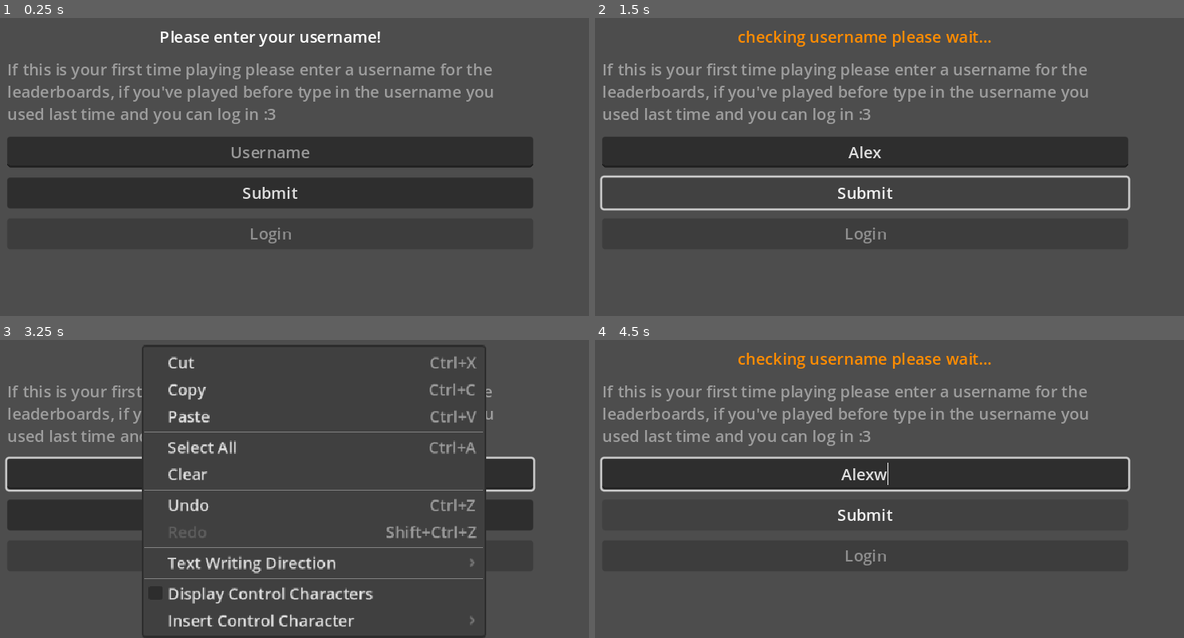
Above: before the commit, frames 1-4 (two rows, left to right).
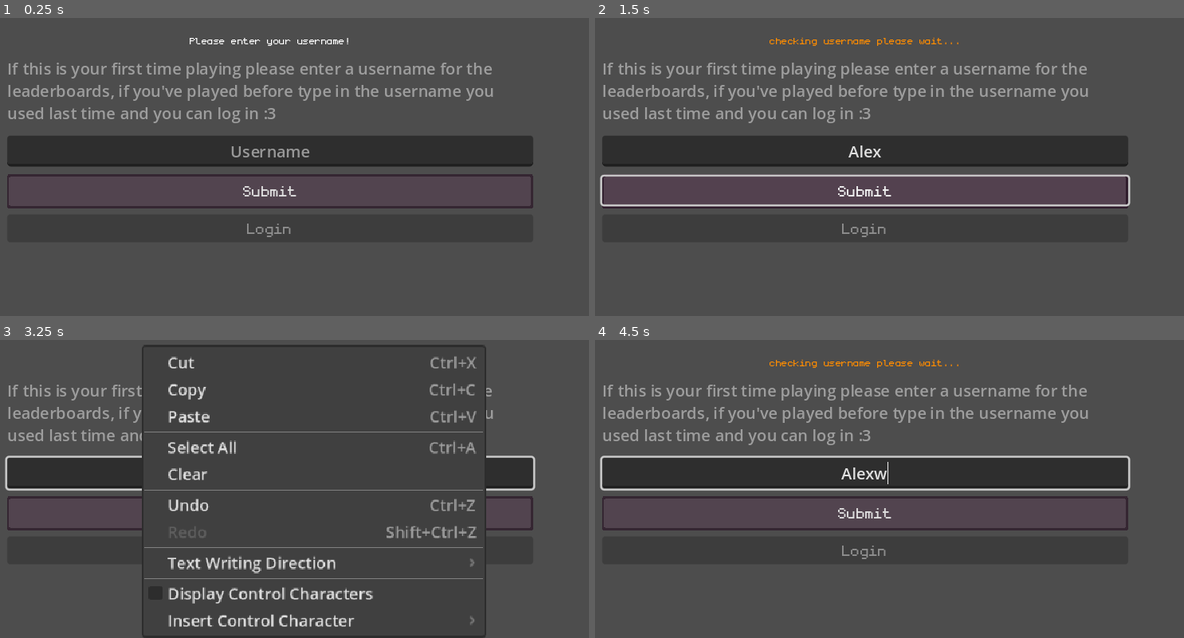
Above: after the commit, the same moments.

Repository: Eefschmeef2310/Summertime-Jam-2024
Game: Godot game, scene res://Levels/level.tscn
Two runs of this game, one before a commit and one after it. Both use one fixed random seed, a clock stepped at 60 frames per second and the inputs below. The engine's default icon, where the game draws it, is replaced by a stand-in: a white triangle on a blue panel in a dark square. Sound files missing from this copy of the repository are replaced by a short silence.
Inputs (mouse positions are in pixels of both pictures, inside the frame that each line leads up to):
- Up to frame 1 (0.25 s): no input
- Up to frame 2 (1.5 s): click (865, 152) at 0.52 s; type "Alex" at 0.6 s; click "Submit" at 1.25 s
- Up to frame 3 (3.25 s): tap Enter at 2 s; move the mouse to (412, 441) at 2.02 s; hold D (Right) 2.03-2.78 s; right-click (412, 441) at 2.1 s; tap Space (Interact) at 2.75, 2.85 s; move the mouse to (141, 477) at 2.77 s; hold S (Down) from 2.78 s (still down); right-click (141, 477) at 3.05 s
- Up to frame 4 (4.5 s): tap Enter at 3.5 s; move the mouse to (930, 378) at 3.52 s; release S (Down) at 3.53 s; hold D (Right) 3.53-4.28 s; right-click (930, 378) at 3.6 s; tap Space (Interact) at 4.25 s; move the mouse to (830, 530) at 4.27 s; hold W (Up) from 4.28 s (still down); right-click (830, 530) at 4.35 s

The runs differ from the first frame. In frame 1, 12% of the frame differs, in the area x 1-91%, y 4-76%; in frame 2, 6.6%; in frame 3, 4.4%; in frame 4, 6.4%.
Error in both runs: Invalid access to property or key 'records' on a base object of type 'Nil'. (res://online/AirtableManager.gd:150)

Commit message:
Fixers

Diff:
--- a/Interactives/BBQ.gd
+++ b/Interactives/BBQ.gd
@@ -26,7 +26,7 @@
 		left_item.global_position = $LeftPrompt/FoodMarker.global_position
 		if !left_item.cooked:
 			left_item.start_cook_timer()
-	elif left_item and left_item.cooked:
+	elif left_item and left_item.cooked and !is_instance_valid(player.held_item):
 		return_to_player(left_item)
 		left_item = null
 
@@ -38,7 +38,7 @@
 		middle_item.global_position = $MiddlePrompt/FoodMarker.global_position
 		if !middle_item.cooked:
 			middle_item.start_cook_timer()
-	elif middle_item and middle_item.cooked:
+	elif middle_item and middle_item.cooked and !is_instance_valid(player.held_item):
 		return_to_player(middle_item)
 		middle_item = null
 
@@ -50,7 +50,7 @@
 		right_item.global_position = $RightPrompt/FoodMarker.global_position
 		if !right_item.cooked:
 			right_item.start_cook_timer()
-	elif right_item and right_item.cooked:
+	elif right_item and right_item.cooked and !is_instance_valid(player.held_item):
 		return_to_player(right_item)
 		right_item = null
 
--- a/Levels/menus/Leaderboard.gd
+++ b/Levels/menus/Leaderboard.gd
@@ -1,4 +1,4 @@
 extends Control
 
 func _on_button_pressed():
-	get_tree().change_scene_to_file("res://Levels/menus/MainMenu.tscn")
+	queue_free()
--- a/Levels/menus/MainMenu.gd
+++ b/Levels/menus/MainMenu.gd
@@ -1,6 +1,7 @@
 extends Control
 
 const OPTIONS = preload("res://Levels/menus/options.tscn")
+const CREDITS = preload("res://Levels/menus/credits.tscn")
 
 func _ready():
 	get_tree().paused = false
@@ -25,3 +26,6 @@
 
 func _on_logout_button_pressed():
 	get_tree().change_scene_to_file(AirtableManager.usernamePickerScene)
+
+func _on_credits_button_pressed():
+	get_tree().root.add_child(CREDITS.instantiate())
--- a/Levels/menus/MainMenu.tscn
+++ b/Levels/menus/MainMenu.tscn
@@ -118,7 +118,7 @@
 [connection signal="pressed" from="MarginContainer/HBoxContainer/Leftside/StartButton" to="." method="_on_start_button_pressed"]
 [connection signal="pressed" from="MarginContainer/HBoxContainer/Leftside/TutorialButton" to="." method="_on_tutorial_button_pressed"]
 [connection signal="pressed" from="MarginContainer/HBoxContainer/Leftside/LeaderboardButton" to="." method="_on_leaderboard_button_pressed"]
-[connection signal="pressed" from="MarginContainer/HBoxContainer/Leftside/CreditsButton" to="." method="_on_start_button_pressed"]
+[connection signal="pressed" from="MarginContainer/HBoxContainer/Leftside/CreditsButton" to="." method="_on_credits_button_pressed"]
 [connection signal="pressed" from="MarginContainer/HBoxContainer/Leftside/OptionsButton" to="." method="_on_options_button_pressed"]
 [connection signal="pressed" from="MarginContainer/HBoxContainer/Leftside/QuitButton" to="." method="_on_quit_button_pressed"]
 [connection signal="pressed" from="LogoutButton" to="." method="_on_logout_button_pressed"]
--- a/Levels/menus/added_menu.gd
+++ b/Levels/menus/added_menu.gd
@@ -1,4 +1,4 @@
-extends Control
+extends CanvasLayer
 
 func _on_menu_button_pressed():
 	queue_free()
--- /dev/null
+++ b/Levels/menus/credits.tscn
@@ -0,0 +1,184 @@
+[gd_scene load_steps=6 format=3 uid="uid://dixm3k61fwbew"]
+
+[ext_resource type="Script" path="res://Levels/menus/Leaderboard.gd" id="1_51uej"]
+[ext_resource type="Texture2D" uid="uid://dvlb010nyydyy" path="res://ui_sprites/SteamTingrayGradient.png" id="2_qefrl"]
+[ext_resource type="FontFile" uid="uid://blu2jentl2c08" path="res://Fonts/monogram.ttf" id="2_vjnol"]
+
+[sub_resource type="LabelSettings" id="LabelSettings_jsh63"]
+font = ExtResource("2_vjnol")
+font_size = 70
+
+[sub_resource type="LabelSettings" id="LabelSettings_vv6dg"]
+font = ExtResource("2_vjnol")
+font_size = 20
+
+[node name="Credits" type="Control"]
+layout_mode = 3
+anchors_preset = 15
+anchor_right = 1.0
+anchor_bottom = 1.0
+grow_horizontal = 2
+grow_vertical = 2
+script = ExtResource("1_51uej")
+
+[node name="ColorRect" type="ColorRect" parent="."]
+layout_mode = 1
+anchors_preset = 15
+anchor_right = 1.0
+anchor_bottom = 1.0
+grow_horizontal = 2
+grow_vertical = 2
+color = Color(0.345098, 0.345098, 0.345098, 1)
+
+[node name="VBoxContainer" type="VBoxContainer" parent="."]
+layout_mode = 1
+anchors_preset = 15
+anchor_right = 1.0
+anchor_bottom = 1.0
+grow_horizontal = 2
+grow_vertical = 2
+
+[node name="Label" type="Label" parent="VBoxContainer"]
+layout_mode = 2
+text = "CREDITS"
+label_settings = SubResource("LabelSettings_jsh63")
+horizontal_alignment = 1
+
+[node name="MarginContainer" type="MarginContainer" parent="VBoxContainer"]
+layout_mode = 2
+size_flags_vertical = 3
+theme_override_constants/margin_left = 10
+theme_override_constants/margin_right = 10
+
+[node name="ScrollContainer" type="ScrollContainer" parent="VBoxContainer/MarginContainer"]
+layout_mode = 2
+
+[node name="MarginContainer" type="MarginContainer" parent="VBoxContainer/MarginContainer/ScrollContainer"]
+layout_mode = 2
+size_flags_horizontal = 3
+theme_override_constants/margin_left = 10
+theme_override_constants/margin_right = 10
+
+[node name="EntryContainer" type="VBoxContainer" parent="VBoxContainer/MarginContainer/ScrollContainer/MarginContainer"]
+layout_mode = 2
+
+[node name="HSeparator2" type="HSeparator" parent="VBoxContainer/MarginContainer/ScrollContainer/MarginContainer/EntryContainer"]
+layout_mode = 2
+
+[node name="Label" type="Label" parent="VBoxContainer/MarginContainer/ScrollContainer/MarginContainer/EntryContainer"]
+layout_mode = 2
+text = "CREATED BY TEAM STINGRAY"
+label_settings = SubResource("LabelSettings_vv6dg")
+horizontal_alignment = 1
+
+[node name="TeamStingray" type="GridContainer" parent="VBoxContainer/MarginContainer/ScrollContainer/MarginContainer/EntryContainer"]
+layout_mode = 2
+size_flags_horizontal = 4
+theme_override_constants/h_separation = 45
+theme_override_constants/v_separation = 10
+columns = 2
+
+[node name="Label2" type="Label" parent="VBoxContainer/MarginContainer/ScrollContainer/MarginContainer/EntryContainer/TeamStingray"]
+layout_mode = 2
+text = "Ethan Lucas"
+label_settings = SubResource("LabelSettings_vv6dg")
+horizontal_alignment = 1
+
+[node name="Label3" type="Label" parent="VBoxContainer/MarginContainer/ScrollContainer/MarginContainer/EntryContainer/TeamStingray"]
+layout_mode = 2
+text = "Xander Akkari"
+label_settings = SubResource("LabelSettings_vv6dg")
+horizontal_alignment = 1
+
+[node name="Label4" type="Label" parent="VBoxContainer/MarginContainer/ScrollContainer/MarginContainer/EntryContainer/TeamStingray"]
+layout_mode = 2
+text = "Tom Howarth"
+label_settings = SubResource("LabelSettings_vv6dg")
+horizontal_alignment = 1
+
+[node name="Label5" type="Label" parent="VBoxContainer/MarginContainer/ScrollContainer/MarginContainer/EntryContainer/TeamStingray"]
+layout_mode = 2
+text = "Lauren Szmandiuk"
+label_settings = SubResource("LabelSettings_vv6dg")
+horizontal_alignment = 1
+
+[node name="HSeparator" type="HSeparator" parent="VBoxContainer/MarginContainer/ScrollContainer/MarginContainer/EntryContainer"]
+layout_mode = 2
+
+[node name="Label6" type="Label" parent="VBoxContainer/MarginContainer/ScrollContainer/MarginContainer/EntryContainer"]
+layout_mode = 2
+text = "SOUNDS USED"
+label_settings = SubResource("LabelSettings_vv6dg")
+horizontal_alignment = 1
+
+[node name="Label7" type="Label" parent="VBoxContainer/MarginContainer/ScrollContainer/MarginContainer/EntryContainer"]
+layout_mode = 2
+text = "Weird Neighbours - Locran, Uppbeat
+    https://uppbeat.io/t/locran/weird-neighbors"
+label_settings = SubResource("LabelSettings_vv6dg")
+
+[node name="Label8" type="Label" parent="VBoxContainer/MarginContainer/ScrollContainer/MarginContainer/EntryContainer"]
+layout_mode = 2
+text = "Sizzle(loop) - Everheat, Freesound.org
+    https://freesound.org/people/EverHeat/sounds/208748/"
+label_settings = SubResource("LabelSettings_vv6dg")
+
+[node name="Label9" type="Label" parent="VBoxContainer/MarginContainer/ScrollContainer/MarginContainer/EntryContainer"]
+layout_mode = 2
+text = "Big Bubble 1 - Floraphonic, Pixabay"
+label_settings = SubResource("LabelSettings_vv6dg")
+
+[node name="Label10" type="Label" parent="VBoxContainer/MarginContainer/ScrollContainer/MarginContainer/EntryContainer"]
+layout_mode = 2
+text = "Paper Bin - Pixabay"
+label_settings = SubResource("LabelSettings_vv6dg")
+
+[node name="Label11" type="Label" parent="VBoxContainer/MarginContainer/ScrollContainer/MarginContainer/EntryContainer"]
+layout_mode = 2
+text = "Doorslam - Pixabay"
+label_settings = SubResource("LabelSettings_vv6dg")
+
+[node name="Label12" type="Label" parent="VBoxContainer/MarginContainer/ScrollContainer/MarginContainer/EntryContainer"]
+layout_mode = 2
+text = "Icebin - Pixabay"
+label_settings = SubResource("LabelSettings_vv6dg")
+
+[node name="Label13" type="Label" parent="VBoxContainer/MarginContainer/ScrollContainer/MarginContainer/EntryContainer"]
+layout_mode = 2
+text = "Poof of smoke - Pixabay"
+label_settings = SubResource("LabelSettings_vv6dg")
+
+[node name="Label14" type="Label" parent="VBoxContainer/MarginContainer/ScrollContainer/MarginContainer/EntryContainer"]
+layout_mode = 2
+text = "Spew After Effects - Pixabay"
+label_settings = SubResource("LabelSettings_vv6dg")
+
+[node name="Label15" type="Label" parent="VBoxContainer/MarginContainer/ScrollContainer/MarginContainer/EntryContainer"]
+layout_mode = 2
+text = "Tada Fanfare A - Pixabay"
+label_settings = SubResource("LabelSettings_vv6dg")
+
+[node name="HSeparator3" type="HSeparator" parent="VBoxContainer/MarginContainer/ScrollContainer/MarginContainer/EntryContainer"]
+layout_mode = 2
+
+[node name="TextureRect" type="TextureRect" parent="VBoxContainer/MarginContainer/ScrollContainer/MarginContainer/EntryContainer"]
+custom_minimum_size = Vector2(0, 250)
+layout_mode = 2
+texture = ExtResource("2_qefrl")
+expand_mode = 1
+stretch_mode = 5
+
+[node name="HSeparator4" type="HSeparator" parent="VBoxContainer/MarginContainer/ScrollContainer/MarginContainer/EntryContainer"]
+layout_mode = 2
+
+[node name="MarginContainer2" type="MarginContainer" parent="VBoxContainer"]
+layout_mode = 2
+theme_override_constants/margin_left = 100
+theme_override_constants/margin_right = 100
+theme_override_constants/margin_bottom = 5
+
+[node name="Button" type="Button" parent="VBoxContainer/MarginContainer2"]
+layout_mode = 2
+text = "Back"
+
+[connection signal="pressed" from="VBoxContainer/MarginContainer2/Button" to="." method="_on_button_pressed"]
--- a/Levels/menus/game_over_screen.gd
+++ b/Levels/menus/game_over_screen.gd
@@ -1,4 +1,4 @@
-extends Control
+extends CanvasLayer
 
 var reason : String
 
--- a/Levels/menus/game_over_screen.tscn
+++ b/Levels/menus/game_over_screen.tscn
@@ -5,18 +5,11 @@
 [sub_resource type="LabelSettings" id="LabelSettings_fkh31"]
 font_size = 80
 
-[node name="GameOverScreen" type="Control"]
+[node name="GameOverScreen" type="CanvasLayer"]
 process_mode = 3
-layout_mode = 3
-anchors_preset = 15
-anchor_right = 1.0
-anchor_bottom = 1.0
-grow_horizontal = 2
-grow_vertical = 2
 script = ExtResource("1_oa0xp")
 
 [node name="TextureRect" type="ColorRect" parent="."]
-layout_mode = 1
 anchors_preset = 15
 anchor_right = 1.0
 anchor_bottom = 1.0
@@ -25,7 +18,6 @@
 color = Color(0.2, 0.2, 0.2, 0.694118)
 
 [node name="MarginContainer" type="MarginContainer" parent="."]
-layout_mode = 1
 anchors_preset = 15
 anchor_right = 1.0
 anchor_bottom = 1.0
--- a/Levels/menus/options.tscn
+++ b/Levels/menus/options.tscn
@@ -1,7 +1,6 @@
-[gd_scene load_steps=11 format=3 uid="uid://dmy82ok8mbnuw"]
+[gd_scene load_steps=10 format=3 uid="uid://dmy82ok8mbnuw"]
 
 [ext_resource type="Script" path="res://Levels/menus/added_menu.gd" id="1_bviks"]
-[ext_resource type="Theme" uid="uid://bcma3f2wjixis" path="res://ui_themes/ui_theme_default.tres" id="1_vgxo8"]
 [ext_resource type="Texture2D" uid="uid://d0f2hvsserfpk" path="res://Levels/menus_border_x2.png" id="3_4xx44"]
 [ext_resource type="Script" path="res://Levels/menus/volume_slider.gd" id="3_o3kyl"]
 [ext_resource type="Texture2D" uid="uid://dyk52yfhwrn6r" path="res://orders/sprites/food_sausage_raw.png" id="4_arvkr"]
@@ -15,19 +14,11 @@
 [sub_resource type="LabelSettings" id="LabelSettings_dfais"]
 font_size = 24
 
-[node name="Options" type="Control"]
+[node name="Options" type="CanvasLayer"]
 process_mode = 3
-layout_mode = 3
-anchors_preset = 15
-anchor_right = 1.0
-anchor_bottom = 1.0
-grow_horizontal = 2
-grow_vertical = 2
-theme = ExtResource("1_vgxo8")
 script = ExtResource("1_bviks")
 
 [node name="BG" type="MarginContainer" parent="."]
-layout_mode = 1
 anchors_preset = 15
 anchor_right = 1.0
 anchor_bottom = 1.0
@@ -47,7 +38,6 @@
 patch_margin_bottom = 10
 
 [node name="MarginContainer" type="MarginContainer" parent="."]
-layout_mode = 1
 anchors_preset = 15
 anchor_right = 1.0
 anchor_bottom = 1.0
--- a/Levels/menus/pause.tscn
+++ b/Levels/menus/pause.tscn
@@ -6,18 +6,11 @@
 [sub_resource type="LabelSettings" id="LabelSettings_fkh31"]
 font_size = 80
 
-[node name="Paused" type="Control" groups=["pause_screen"]]
+[node name="Paused" type="CanvasLayer" groups=["pause_screen"]]
 process_mode = 3
-layout_mode = 3
-anchors_preset = 15
-anchor_right = 1.0
-anchor_bottom = 1.0
-grow_horizontal = 2
-grow_vertical = 2
 script = ExtResource("1_usky6")
 
 [node name="TextureRect" type="TextureRect" parent="."]
-layout_mode = 1
 anchors_preset = 15
 anchor_right = 1.0
 anchor_bottom = 1.0
@@ -26,7 +19,6 @@
 texture = ExtResource("2_uoqtn")
 
 [node name="MarginContainer" type="MarginContainer" parent="."]
-layout_mode = 1
 anchors_preset = 15
 anchor_right = 1.0
 anchor_bottom = 1.0
--- a/Levels/menus/pause_screen.gd
+++ b/Levels/menus/pause_screen.gd
@@ -1,4 +1,4 @@
-extends Control
+extends CanvasLayer
 
 var options_instantiated
 
--- a/Levels/tutorial.tscn
+++ b/Levels/tutorial.tscn
@@ -1,10 +1,12 @@
-[gd_scene load_steps=22 format=3 uid="uid://c41njlptj1jmx"]
+[gd_scene load_steps=25 format=3 uid="uid://c41njlptj1jmx"]
 
 [ext_resource type="PackedScene" uid="uid://daururjx3hnck" path="res://Levels/TargetManager.tscn" id="1_g1o3p"]
 [ext_resource type="Script" path="res://Levels/tutorial_manager.gd" id="1_ia1w8"]
+[ext_resource type="Texture2D" uid="uid://cygy07mt1seni" path="res://Levels/gamebg.png" id="1_pb7e8"]
 [ext_resource type="FontFile" uid="uid://blu2jentl2c08" path="res://Fonts/monogram.ttf" id="2_558k5"]
 [ext_resource type="PackedScene" uid="uid://dncoh68r24wiq" path="res://Levels/pause_manager.tscn" id="2_nk0o5"]
 [ext_resource type="PackedScene" uid="uid://b2dba2snopj2" path="res://Player/Player.tscn" id="2_suxdn"]
+[ext_resource type="Texture2D" uid="uid://cxll5flfof5hy" path="res://Levels/menus_border.png" id="3_asf3q"]
 [ext_resource type="PackedScene" uid="uid://bwa61yens38wp" path="res://customer/chair.tscn" id="3_wjb4j"]
 [ext_resource type="PackedScene" uid="uid://dny2y6h01yq37" path="res://customer/table.tscn" id="4_trk3d"]
 [ext_resource type="PackedScene" uid="uid://d3uce38en0ui4" path="res://Interactives/BBQ.tscn" id="5_1qa1s"]
@@ -26,6 +28,13 @@
 outline_size = 4
 outline_color = Color(0, 0, 0, 1)
 
+[sub_resource type="StyleBoxTexture" id="StyleBoxTexture_641r3"]
+texture = ExtResource("3_asf3q")
+texture_margin_left = 5.0
+texture_margin_top = 5.0
+texture_margin_right = 5.0
+texture_margin_bottom = 5.0
+
 [sub_resource type="LabelSettings" id="LabelSettings_ydnmd"]
 font = ExtResource("2_558k5")
 font_size = 24
@@ -34,6 +43,11 @@
 
 [node name="Tutorial" type="Node2D"]
 y_sort_enabled = true
+
+[node name="BG" type="Sprite2D" parent="."]
+z_index = -1
+position = Vector2(320, 180)
+texture = ExtResource("1_pb7e8")
 
 [node name="TutorialManager" type="Node" parent="." groups=["tutorial_manager"]]
 process_mode = 3
@@ -72,28 +86,36 @@
 vertical_alignment = 2
 autowrap_mode = 2
 
-[node name="Control" type="Control" parent="TutorialManager"]
+[node name="Control" type="PanelContainer" parent="TutorialManager"]
 visible = false
-layout_mode = 3
-anchors_preset = 15
-anchor_right = 1.0
-anchor_bottom = 1.0
-grow_horizontal = 2
-grow_vertical = 2
-
-[node name="Button" type="Button" parent="TutorialManager/Control"]
-layout_mode = 1
 anchors_preset = 8
 anchor_left = 0.5
 anchor_top = 0.5
 anchor_right = 0.5
 anchor_bottom = 0.5
-offset_left = -4.0
-offset_top = -4.0
-offset_right = 4.0
-offset_bottom = 4.0
+offset_left = -148.0
+offset_top = -85.0
+offset_right = 148.0
+offset_bottom = 85.0
 grow_horizontal = 2
 grow_vertical = 2
+theme_override_styles/panel = SubResource("StyleBoxTexture_641r3")
+
+[node name="VBoxContainer" type="VBoxContainer" parent="TutorialManager/Control"]
+layout_mode = 2
+theme_override_constants/separation = 20
+alignment = 1
+
+[node name="Label" type="Label" parent="TutorialManager/Control/VBoxContainer"]
+layout_mode = 2
+size_flags_horizontal = 4
+theme_override_font_sizes/font_size = 40
+text = "Tutorial Complete!"
+horizontal_alignment = 1
+
+[node name="Button" type="Button" parent="TutorialManager/Control/VBoxContainer"]
+layout_mode = 2
+size_flags_vertical = 4
 text = "Back to menu"
 
 [node name="Timer" type="Timer" parent="TutorialManager"]
@@ -221,7 +243,7 @@
 autoplay = true
 bus = &"Music"
 
-[connection signal="pressed" from="TutorialManager/Control/Button" to="TutorialManager" method="_on_button_pressed"]
+[connection signal="pressed" from="TutorialManager/Control/VBoxContainer/Button" to="TutorialManager" method="_on_button_pressed"]
 [connection signal="timeout" from="TutorialManager/Timer" to="TutorialManager" method="_on_timer_timeout"]
 [connection signal="target_killed" from="TargetManager" to="TargetUI" method="_on_target_manager_target_killed"]
 [connection signal="targets_created" from="TargetManager" to="TargetUI" method="_on_target_manager_targets_created"]
--- a/Levels/tutorial_manager.gd
+++ b/Levels/tutorial_manager.gd
@@ -62,7 +62,6 @@
 		9: #First customer leaves
 			pass
 		10: #Second customer leaves
-			$Popup/Label.text = "Tutorial complete!"
 			$Control.show()
 
 	phase += 1
--- a/holdable_items/scenes/holdable_item_scene.tscn
+++ b/holdable_items/scenes/holdable_item_scene.tscn
@@ -14,9 +14,9 @@
 shader_parameter/topColor = Color(0.37, 0, 1, 1)
 shader_parameter/alpha = 1.0
 shader_parameter/direction = -50.0
-shader_parameter/speed = 10.0
+shader_parameter/speed = 5.0
 shader_parameter/width = 0.01
-shader_parameter/height = -0.2
+shader_parameter/height = -0.5
 shader_parameter/opacity = 0.0
 
 [sub_resource type="ParticleProcessMaterial" id="ParticleProcessMaterial_q0qef"]
--- a/project.godot
+++ b/project.godot
@@ -38,12 +38,15 @@
 "res://Fonts/": "green",
 "res://Interactives/": "yellow",
 "res://Levels/": "blue",
-"res://Levels/Tests/": "red",
 "res://PlaceholderSprites/": "red",
 "res://Player/": "green",
 "res://audio/": "pink",
 "res://shaders/": "green"
 }
+
+[gui]
+
+theme/custom="res://ui_themes/ui_theme_default.tres"
 
 [input]
 
Binary file added: ui_sprites/SteamTingrayGradient.png
Not shown, added: ui_sprites/SteamTingrayGradient.png.import
Not shown, removed: Levels/Tests/Int73F9.tmp
